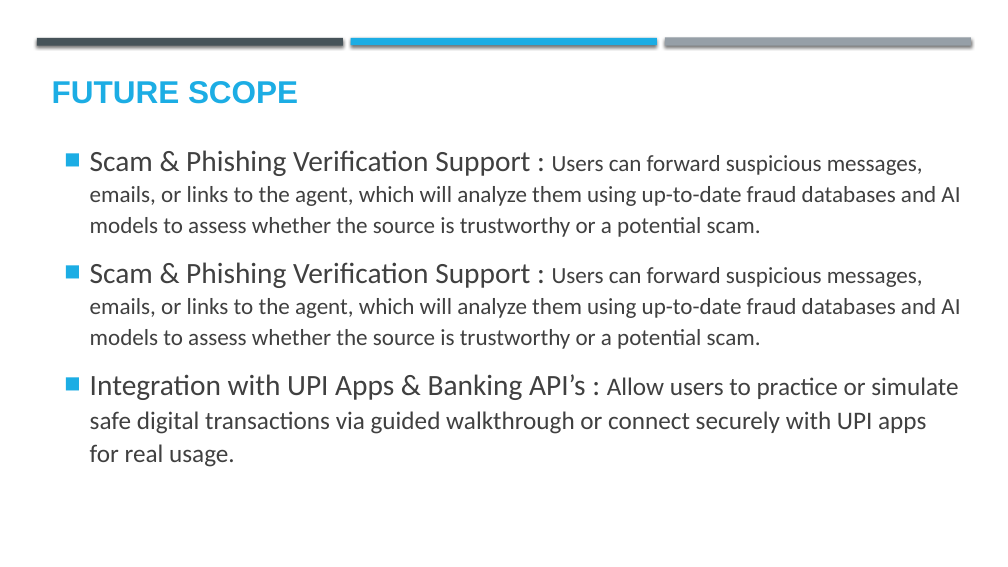
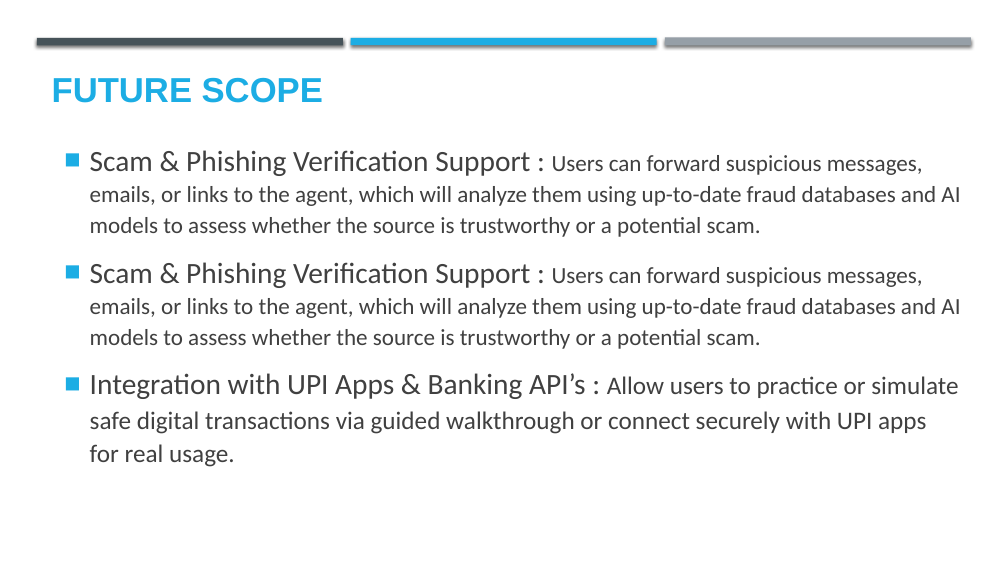
Before and after one commit to SouparnikaH/-AI-Agent-for-Digital-Financial-Literacy-, a slide deck: slide 16 of IBM SkillsBuild_Digital Financial Literacy Agent.pptx (slide 14 before the commit). Drawn at 1008x567 pixels with LibreOffice and Linux fonts; fonts in the diff are those of the drawing; background and template pictures are left out. Boxes give left, top, right and bottom in pixels: in the first picture for what was removed or moved away, otherwise in the second. Text is boxed around its words. In the diff, an @@ line names an element or a change of style, - is before the commit and + after.

```diff
--- a/IBM SkillsBuild_Digital Financial Literacy Agent.pptx
+++ b/IBM SkillsBuild_Digital Financial Literacy Agent.pptx
@@ text "FUTURE SCOPE" at bbox=[52, 78, 323, 103]: size 30.1 to 33 pt; line spacing 1 to 0.9 @@
```
Also in this commit, not shown: 4 other slides changed, 3 slides added.
